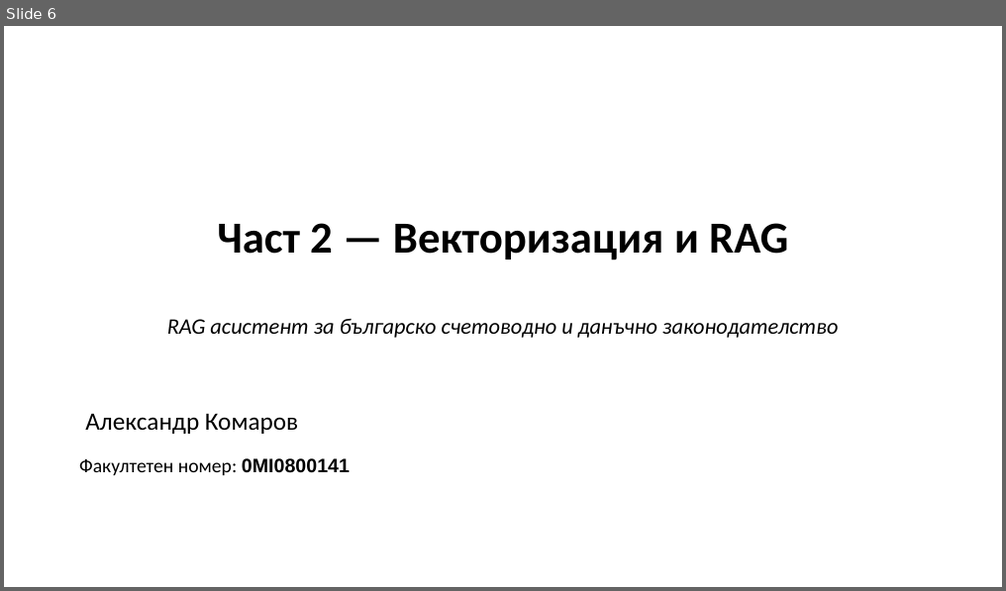
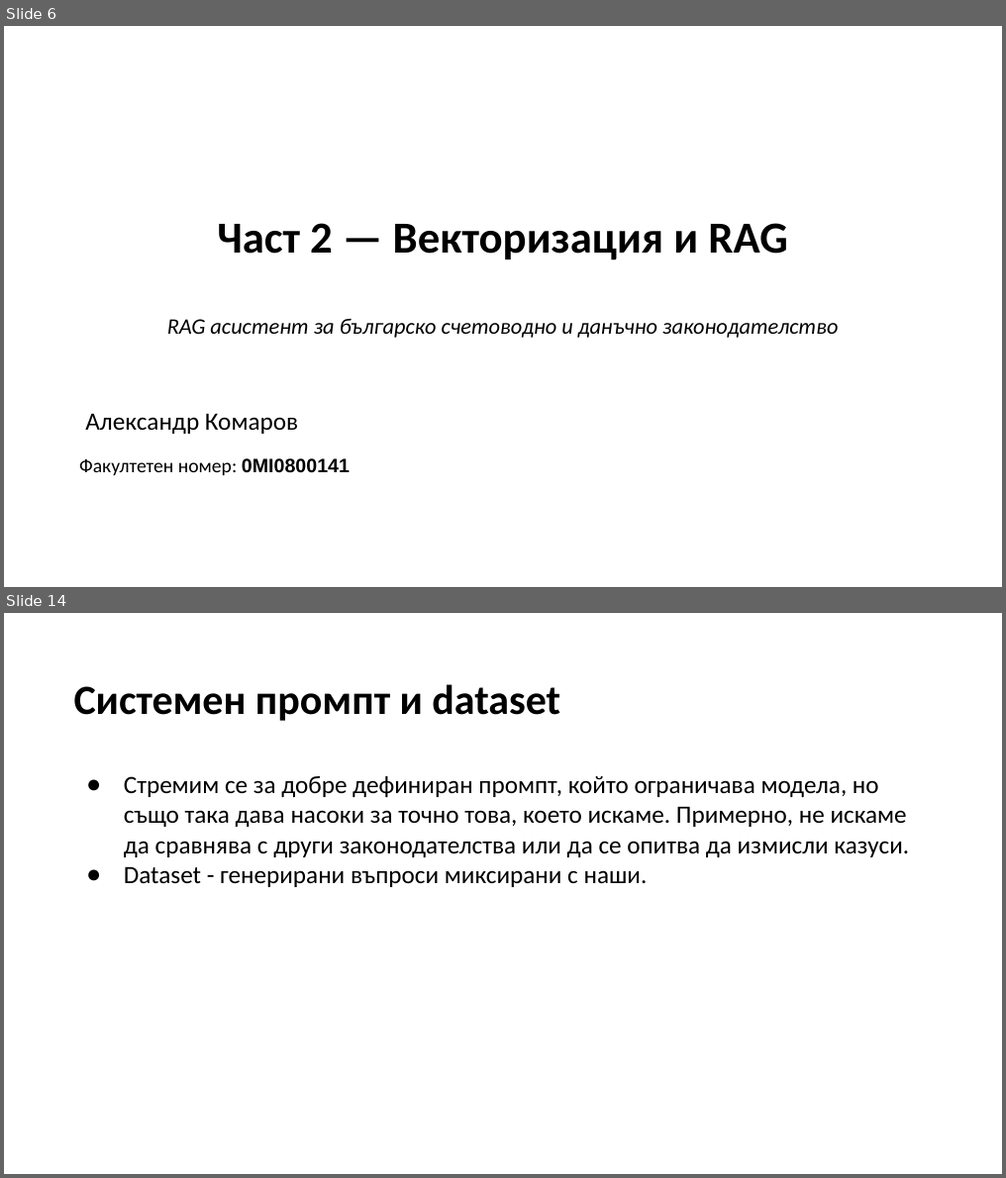
Before and after one commit to LLM-Project-2026/tax_and_accounting_law_RAG, a slide deck: stage_1_presentation_v2.pptx. Shown one above the other, each under a label of ours: slide 6 before the commit, slides 6 and 14 after it; the slides between them are not shown. The pictures are 1006x591 and 1006x1178 pixels, drawn with LibreOffice and Linux fonts; fonts in the diff are those of the drawing. Boxes give left, top, right and bottom in pixels: in the first picture for what was removed or moved away, otherwise in the second. Text is boxed around its words. In the diff, an @@ line names an element or a change of style, - is before the commit and + after.

```diff
--- a/stage_1_presentation_v2.pptx
+++ b/stage_1_presentation_v2.pptx
@@ slide 14 added at box(4, 613, 1002, 1174), background #FFFFFF @@
@@ text added at box(74, 684, 560, 721), 30 pt, text #000000, bold @@
+Системен промпт и dataset
@@ text added at box(124, 776, 909, 887), 18 pt, text #000000 @@
+● Стремим се за добре дефиниран промпт, който ограничава модела, но също така дава насоки за точно това, което искаме. Примерно, не искаме да сравнява с други законодателства или да се опитва да измисли казуси.
+● Dataset - генерирани въпроси миксирани с наши.
```
Also in this commit, not shown: 8 slides changed, 3 other slides added, 1 slide removed.
